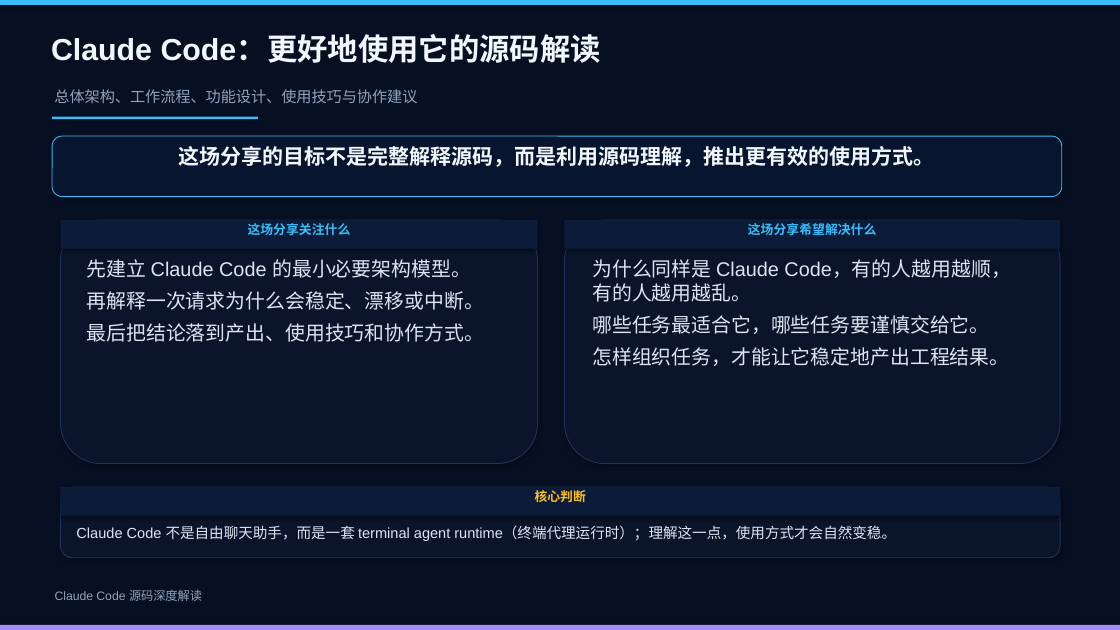
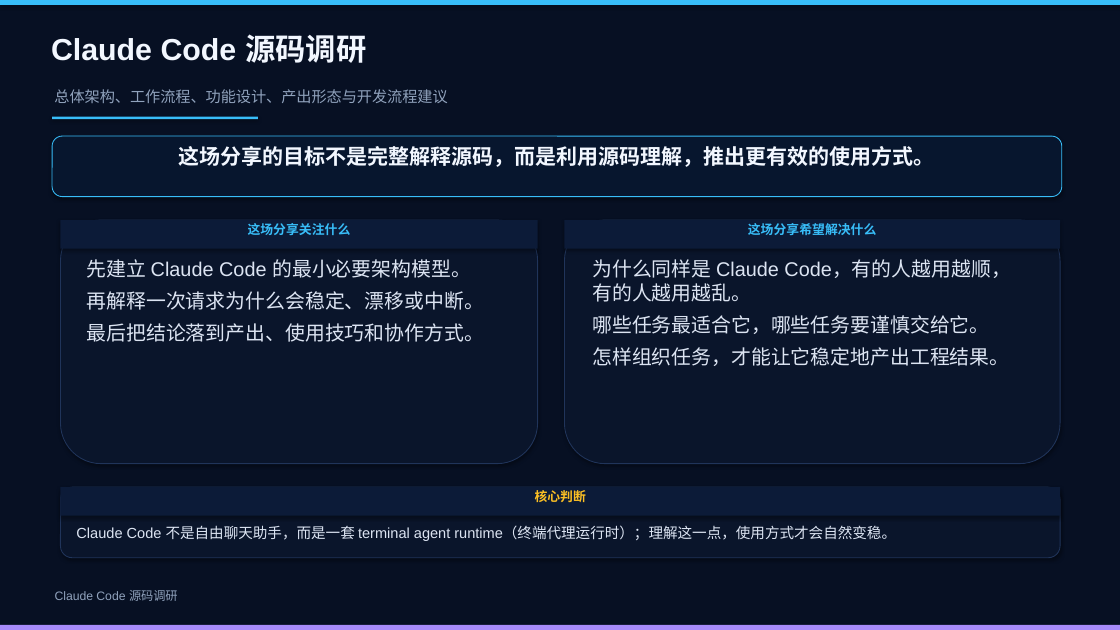
Before and after one commit to boboliu-1010/ccode, a slide deck: slide 1 of docs/zh/10-Claude Code 源码深度解读.pptx. Drawn at 1120x630 pixels with LibreOffice and Linux fonts; fonts in the diff are those of the drawing. Boxes give left, top, right and bottom in pixels: in the first picture for what was removed or moved away, otherwise in the second. Text is boxed around its words. In the diff, an @@ line names an element or a change of style, - is before the commit and + after.

```diff
--- a/docs/zh/10-Claude Code 源码深度解读.pptx
+++ b/docs/zh/10-Claude Code 源码深度解读.pptx
@@ text at <box>51,34,366,63</box>: text changed @@
-Claude Code：更好地使用它的源码解读
+Claude Code 源码调研
@@ text at <box>54,89,447,103</box>: text changed @@
-总体架构、工作流程、功能设计、使用技巧与协作建议
+总体架构、工作流程、功能设计、产出形态与开发流程建议
@@ text at <box>55,590,178,601</box>: text changed @@
-Claude Code 源码深度解读
+Claude Code 源码调研
```
Also in this commit, not shown: 53 other slides changed, 6 slides added, 1 other file.
